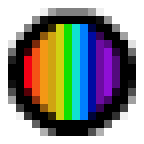
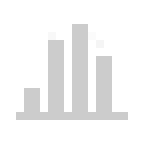
Layers edited between the first and the second 144px x 144px image:
added layer "Peak fitting off" above "Layer" over [left=16, top=24, right=128, bottom=120]
hid "Layer" over [left=24, top=24, right=120, bottom=120]
hid "Pasted Layer #6" over [left=8, top=8, right=136, bottom=136]
